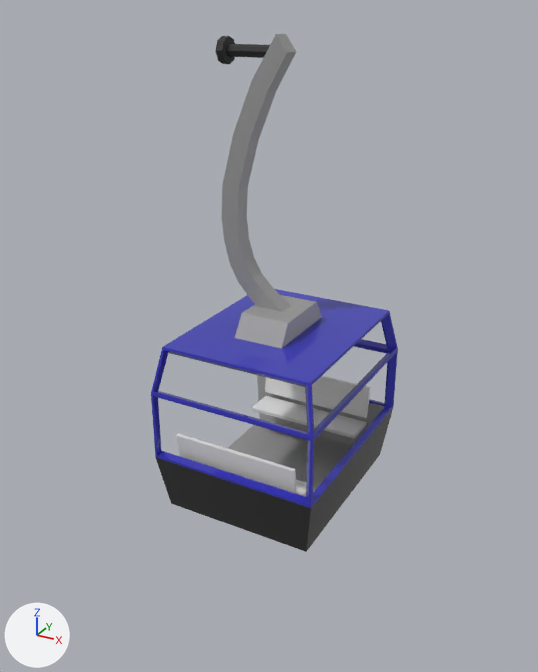
What one commit did to the Blender file assets/cablecar.blend.
The view is the same before and after, from a 50 mm camera at (3.61, -6.82, 0.37) aimed at (-0.08, -0.11, -2.98). The lights are fixed; the arrows at lower left show +X, +Y and +Z.

The first picture shows 'Block', 'Body', 'Cube', 'Cube.001', 'Hook', 'Pin'.
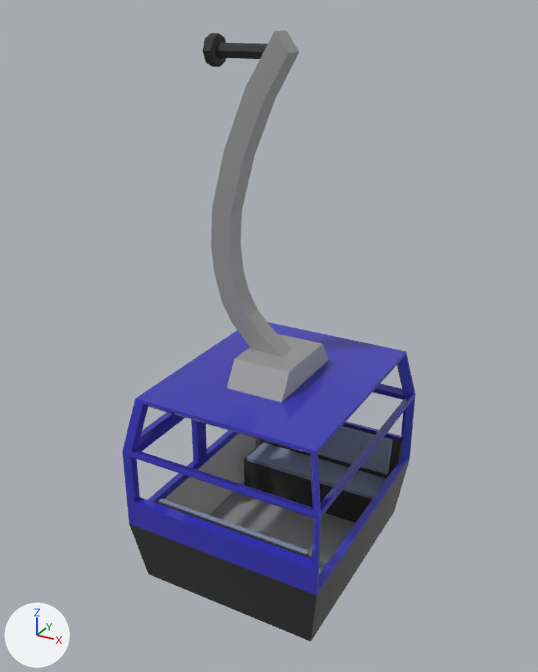
Commit message: Fix cablecar scale

Where the change shows, as pixel boxes (x1, y1, x2, y2) in the pictures (538 x 672 px; the box of a moved part takes in the faces that stretch with it):
'Body', reshaped, moved, rescaled (17% wider, 22% taller)
    before: (151, 289, 398, 552)
    after: (128, 322, 416, 642)
'Hook', moved, rescaled (17% wider, 18% taller)
    before: (221, 34, 296, 312)
    after: (211, 30, 299, 357)
'Block', moved, rescaled (16% wider, 28% taller)
    before: (235, 295, 322, 348)
    after: (227, 334, 328, 402)
'Cube.005', added (blue)
    after: (247, 426, 393, 499)
'RightDoor', shown
    after: (122, 354, 211, 576)
'Cube', deleted
    before: (251, 376, 371, 438)
'Cube.001', recoloured, moved, rescaled
    before: (176, 433, 307, 497)
    after: (159, 498, 327, 574)
'Cube.004', added
    after: (244, 425, 403, 523)
'LeftDoor', shown
    after: (201, 330, 256, 513)
'Pin', moved, rescaled (18% wider, 21% taller)
    before: (215, 36, 270, 64)
    after: (203, 33, 268, 67)
'Cube.002', added
    after: (154, 500, 312, 559)
part 1 of me_cube_013, moved or reshaped
    before: (151, 394, 313, 508)
    after: (128, 454, 319, 595)
part 2 of me_cube_013, moved or reshaped
    before: (369, 361, 389, 406)
    after: (343, 411, 405, 441)
part 3 of me_cube_005, moved or reshaped
    before: (176, 433, 307, 497)
    after: (159, 426, 393, 574)

Patch to the scene script:
```diff
--- a/assets/cablecar.blend.py
+++ b/assets/cablecar.blend.py
@@ me_cube_013 @@
 me_cube_013.from_pydata(...)  # 80 vertices, 90 faces; spans x -0.94..1.0, y -1.19..1.19, z -1.0..1.0
+# me_cube_013 part 1
+for i in [44, 47, 68, 69]: me_cube_013.vertices[i].co += Vector((0.0, 0.0, 0.24))
+# me_cube_013 part 2
+for i in [52, 55, 76, 77]: me_cube_013.vertices[i].co += Vector((0.0, 0.0, 0.24))
 me_cube_013.materials.append(mat_lightmetal)
@@ me_cube_005 @@
 me_cube_005.from_pydata(...)  # 24 vertices, 20 faces; spans x -0.313..0.155, y -0.728..0.728, z -0.164..0.345
 # used by ob_cube_001; location = (0.0, -0.9, -4.3); rotation_euler = (0.0, 0.0, -1.571), in degrees (0, 0, -90)
+# me_cube_005 part 3: the whole mesh is scaled about its middle by (1, 1.07, 1), then moved by (0.0, 0.052, 0.0)
+me_cube_005.materials.append(mat_bluefabric)  # blue #828fa9
@@ me_cube_006 @@
+me_cube_006.from_pydata([(-0.77, -0.15, -0.56), (-0.77, -0.2, -0.17), (-0.77, 0.3, -0.56), (-0.77, 0.3, -0.15), (0.88, -0.15, -0.56), (0.93, -0.2, -0.17), (0.88, 0.3, -0.56), (0.93, 0.3, -0.15), (-0.77, -0.04, -0.56), (-0.77, -0.08, -0.16), (0.88, -0.04, -0.56), (0.93, -0.08, -0.16), (0.93, -0.15, 0.33), (0.93, -0.27, 0.32), (-0.77, -0.27, 0.32), (-0.77, -0.15, 0.33)], [], [(8, 9, 3, 2), (2, 3, 7, 6), (10, 11, 5, 4), (4, 5, 1, 0), (8, 10, 4, 0), (11, 9, 15, 12), (7, 3, 9, 11), (2, 6, 10, 8), (6, 7, 11, 10), (0, 1, 9, 8), (12, 15, 14, 13), (5, 11, 12, 13), (9, 1, 14, 15), (1, 5, 13, 14)])
+me_cube_006.materials.append(mat_darkmetal)  # dark grey #545454
@@ ob_body @@
 ob_body = bpy.data.objects.new('Body', me_cube_013)
-ob_body.location = (0.0, 0.0, -3.9)
+ob_body.location = (0.0, 0.0, -4.68)
+ob_body.scale = (1.2, 1.2, 1.2)
@@ ob_rightdoor @@
 ob_rightdoor = bpy.data.objects.new('RightDoor', me_cube_014)
-ob_rightdoor.location = (0.0, 0.0, -3.9)
-ob_rightdoor.hide_set(True)
+ob_rightdoor.location = (0.0, 0.0, -4.68)
+ob_rightdoor.scale = (1.2, 1.2, 1.2)
@@ ob_leftdoor @@
 ob_leftdoor = bpy.data.objects.new('LeftDoor', me_cube_015)
-ob_leftdoor.location = (0.0, 0.0, -3.9)
-ob_leftdoor.hide_set(True)
+ob_leftdoor.location = (0.0, 0.0, -4.68)
+ob_leftdoor.scale = (1.2, 1.2, 1.2)
@@ ob_block @@
 ob_block = bpy.data.objects.new('Block', me_cube_016)
-ob_block.location = (0.0, 0.0, -2.9)
+ob_block.location = (0.0, 0.0, -3.48)
+ob_block.scale = (1.2, 1.2, 1.2)
@@ ob_hook @@
 ob_hook = bpy.data.objects.new('Hook', me_cube_017)
-ob_hook.location = (0.0, 0.0, -2.8)
+ob_hook.location = (0.0, 0.0, -3.36)
+ob_hook.scale = (1.2, 1.2, 1.2)
@@ ob_pin @@
 ob_pin = bpy.data.objects.new('Pin', me_cylinder)
-ob_pin.location = (-0.18, 0.0, -0.01)
+ob_pin.location = (-0.21, 0.0, -0.01)
 ob_pin.rotation_euler = (0.0, 1.571, 0.0)  # degrees (0, 90, 0)
+ob_pin.scale = (1.2, 1.2, 1.2)
@@ ob_cube @@
-ob_cube = bpy.data.objects.new('Cube', me_cube_004)
@@ ob_cube_001 @@
 ob_cube_001 = bpy.data.objects.new('Cube.001', me_cube_005)
-ob_cube_001.location = (0.0, -0.9, -4.3)
+ob_cube_001.location = (0.0, -1.08, -5.16)
 ob_cube_001.rotation_euler = (0.0, 0.0, -1.571)  # degrees (0, 0, -90)
+ob_cube_001.scale = (1.2, 1.2, 1.2)
@@ ob_cube_005 @@
+ob_cube_005 = bpy.data.objects.new('Cube.005', me_cube_005)
+ob_cube_005.location = (0.0, 1.08, -5.16)
+ob_cube_005.rotation_euler = (0.0, 0.0, -1.571)  # degrees (0, 0, -90)
+ob_cube_005.scale = (-1.2, 1.2, 1.2)
@@ ob_cube_004 @@
+ob_cube_004 = bpy.data.objects.new('Cube.004', me_cube_006)
+ob_cube_004.location = (0.0, 1.08, -5.16)
+ob_cube_004.scale = (1.2, -1.2, 1.2)
@@ ob_cube_002 @@
+ob_cube_002 = bpy.data.objects.new('Cube.002', me_cube_006)
+ob_cube_002.location = (0.0, -1.08, -5.16)
+ob_cube_002.scale = (1.2, 1.2, 1.2)
```
